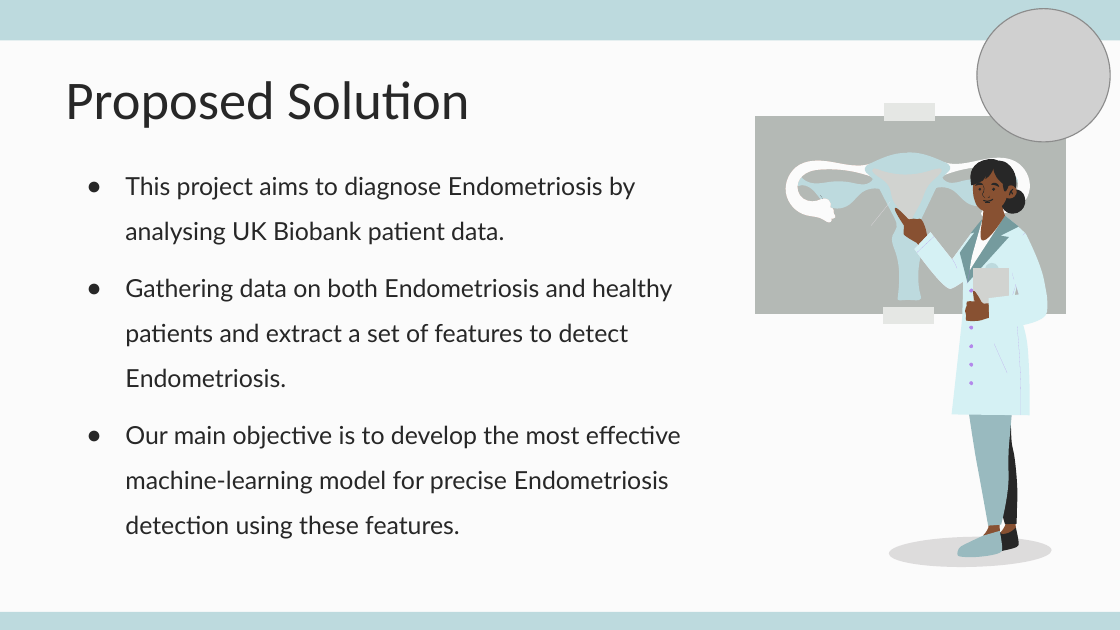
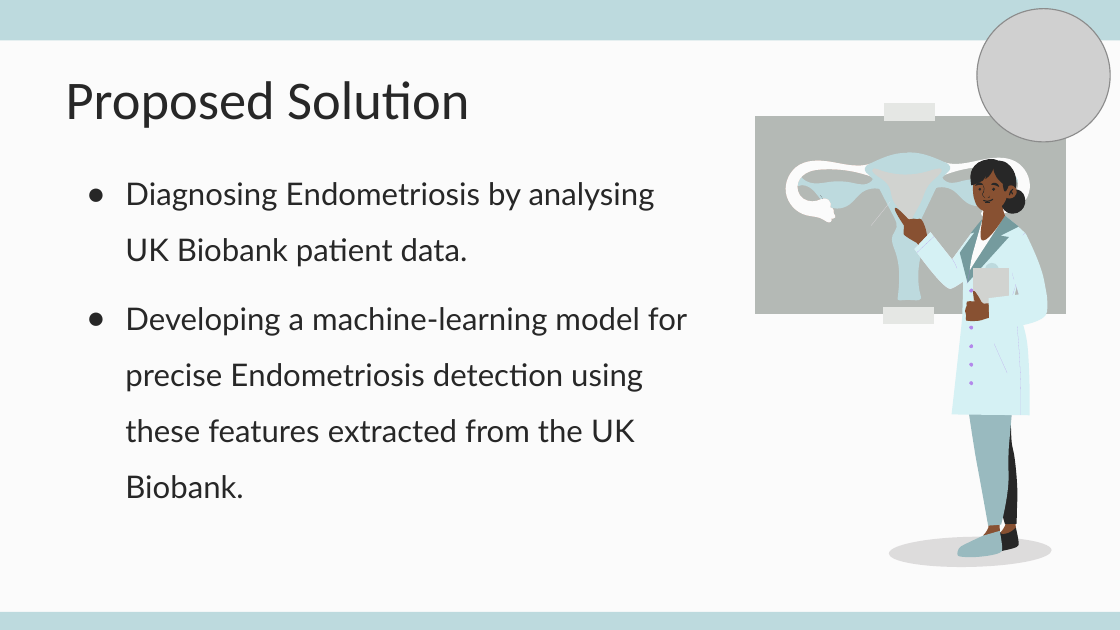
Before and after one commit to daniel-moshe/ML-Endo-Detection, a slide deck: slide 7 of endo early detection-mid presentation.pptx. Drawn at 1120x630 pixels with LibreOffice and Linux fonts; fonts in the diff are those of the drawing; grey boxes stand for pictures. Boxes give left, top, right and bottom in pixels: in the first picture for what was removed or moved away, otherwise in the second. Text is boxed around its words. In the diff, an @@ line names an element or a change of style, - is before the commit and + after.

Commit message:
Updates to project summary and presentation

```diff
--- a/endo early detection-mid presentation.pptx
+++ b/endo early detection-mid presentation.pptx
@@ text at bbox=[125, 182, 687, 499]: text changed; size 16 to 20 pt @@
-● This project aims to diagnose Endometriosis by analysing UK Biobank patient data.
-● Gathering data on both Endometriosis and healthy patients and extract a set of features to detect Endometriosis.
-● Our main objective is to develop the most effective machine-learning model for precise Endometriosis detection using these features.
+● Diagnosing Endometriosis by analysing UK Biobank patient data.
+● Developing a machine-learning model for precise Endometriosis detection using these features extracted from the UK Biobank.
```
Also in this commit, not shown: 9 other slides changed, 4 other files.
